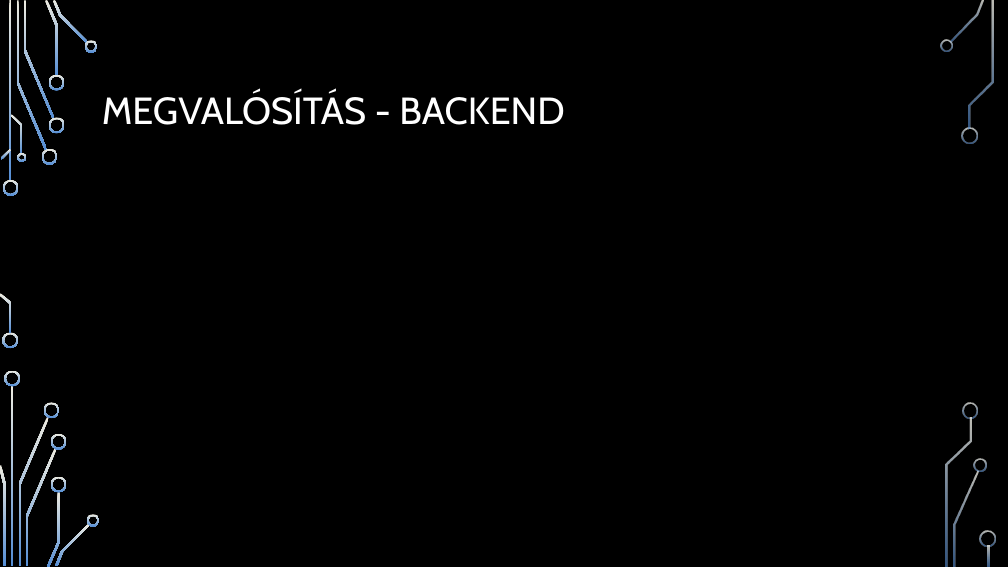
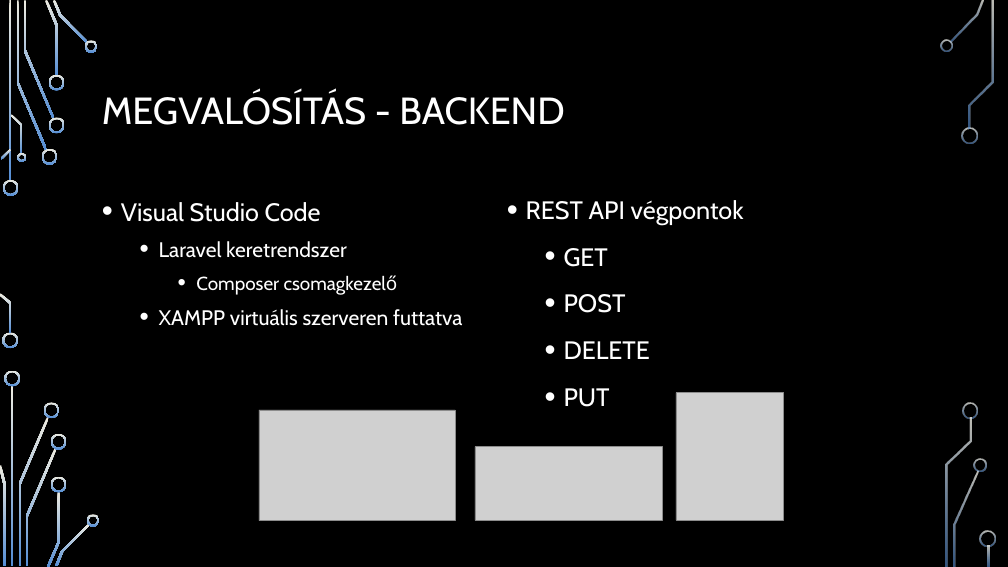
Before and after one commit to kissmilan91/autosiskola-data, a slide deck: slide 5 of Védés_PPT/Védés_Kiss_Milán_Nedvesi_csaba_Péter.pptx. Drawn at 1008x567 pixels with LibreOffice and Linux fonts; fonts in the diff are those of the drawing; grey boxes stand for pictures; background and template pictures are left out. Boxes give left, top, right and bottom in pixels: in the first picture for what was removed or moved away, otherwise in the second. Text is boxed around its words. In the diff, an @@ line names an element or a change of style, - is before the commit and + after.

```diff
--- a/Védés_PPT/Védés_Kiss_Milán_Nedvesi_csaba_Péter.pptx
+++ b/Védés_PPT/Védés_Kiss_Milán_Nedvesi_csaba_Péter.pptx
@@ text added at <box>121,202,462,326</box>, 20 pt, text #FFFFFF @@
+• Visual Studio Code
+  • Laravel keretrendszer
+    • Composer csomagkezelő
+  • XAMPP virtuális szerveren futtatva
@@ text added at <box>526,200,744,407</box>, 24 pt, text #FFFFFF @@
+• REST API végpontok
+  • GET
+  • POST
+  • DELETE
+  • PUT
@@ picture added at <box>259,410,455,520</box> @@
@@ picture added at <box>676,392,784,520</box> @@
@@ picture added at <box>475,447,662,521</box> @@
```
Also in this commit, not shown: 7 other slides changed.
